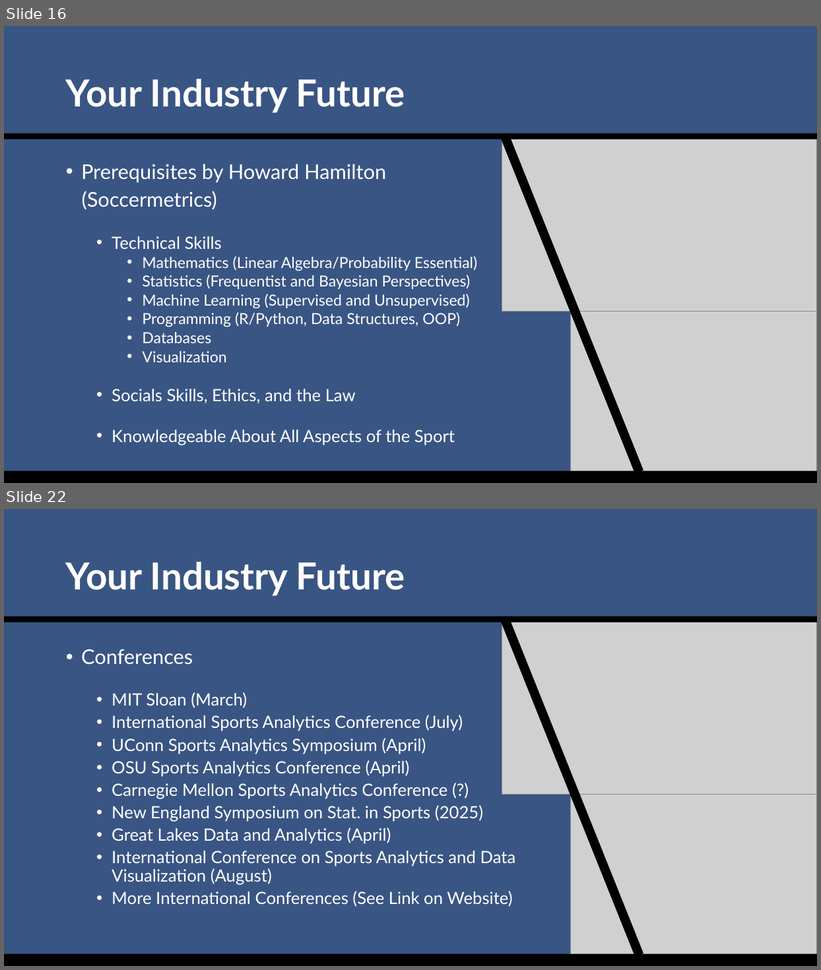
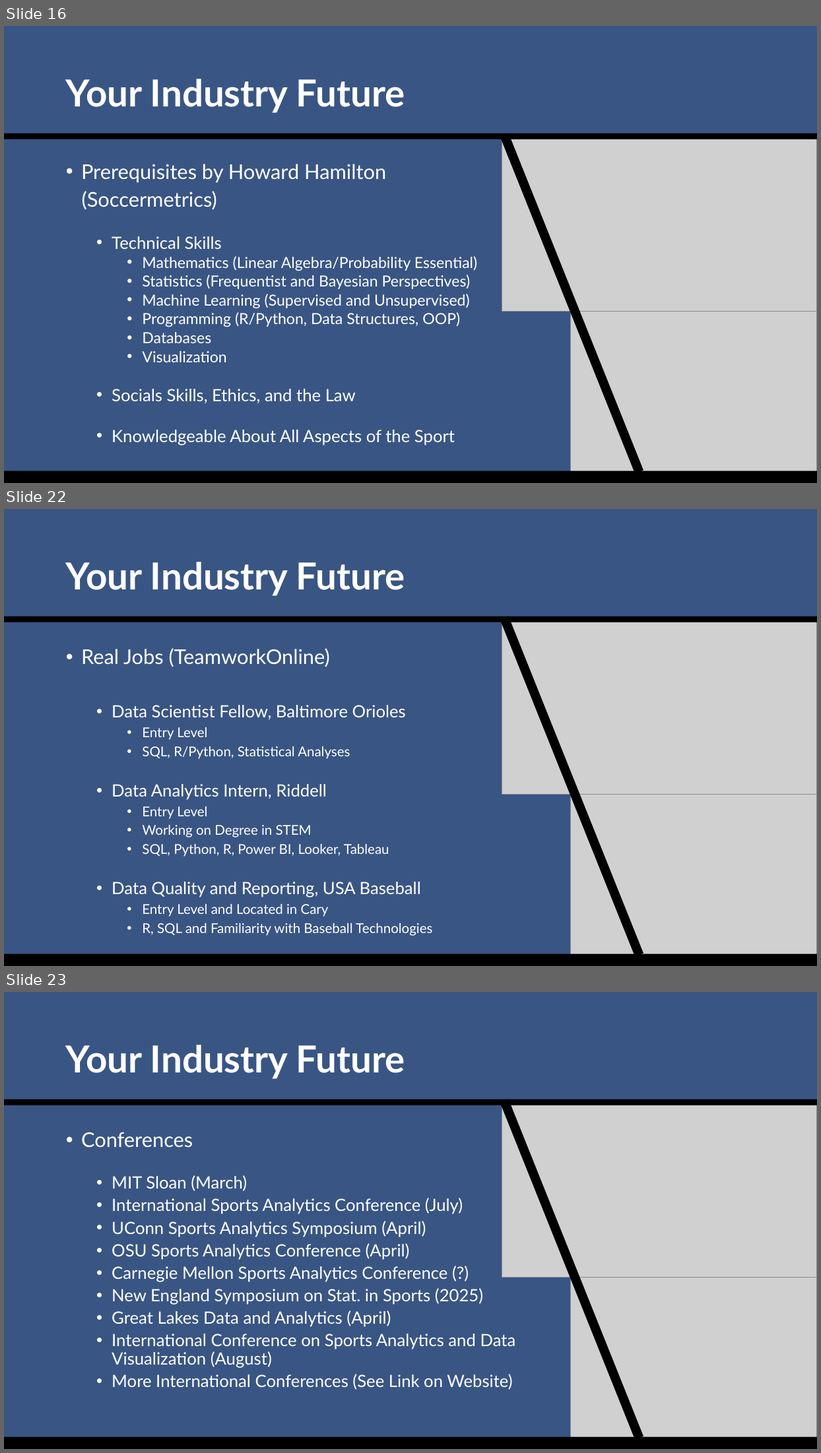
Before and after one commit to SuperMarioGiacomazzo/STOR538_WEBSITE, a slide deck: Slides/Sports Analytics 3/Sports_Analytics_3_Lecture.pptx. Shown one above the other, each under a label of ours: slides 16 and 22 before the commit, slides 16, 22 and 23 after it; the slides between them are not shown. The pictures are 821x970 and 821x1453 pixels, drawn with LibreOffice and Linux fonts; fonts in the diff are those of the drawing; grey boxes stand for pictures. Boxes give left, top, right and bottom in pixels: in the first picture for what was removed or moved away, otherwise in the second. Text is boxed around its words. In the diff, an @@ line names an element or a change of style, - is before the commit and + after.

```diff
--- a/Slides/Sports Analytics 3/Sports_Analytics_3_Lecture.pptx
+++ b/Slides/Sports Analytics 3/Sports_Analytics_3_Lecture.pptx
@@ slide 22 added at bbox=[4, 509, 817, 966], background #395583 @@
@@ title added at bbox=[66, 562, 405, 596], 44 pt, text #FFFFFF, bold @@
+Your Industry Future
@@ rectangle added at bbox=[4, 617, 817, 623], fill #000000 @@
@@ rectangle added at bbox=[500, 617, 644, 957], fill #000000 @@
@@ picture added at bbox=[502, 623, 817, 795] @@
@@ text added at bbox=[81, 648, 432, 936], 16 pt, text #FFFFFF @@
+• Real Jobs (TeamworkOnline)
+  • Data Scientist Fellow, Baltimore Orioles
+    • Entry Level
+    • SQL, R/Python, Statistical Analyses
+  • Data Analytics Intern, Riddell
+    • Entry Level
+    • Working on Degree in STEM
+    • SQL, Python, R, Power BI, Looker, Tableau
+  • Data Quality and Reporting, USA Baseball
+    • Entry Level and Located in Cary
+    • R, SQL and Familiarity with Baseball Technologies
@@ picture added at bbox=[571, 795, 817, 966] @@
@@ rectangle added at bbox=[4, 955, 817, 966], fill #000000 @@
@@ what was slide 22 is now slide 23 @@
```
Also in this commit, not shown: 7 slides changed, 1 other file.
